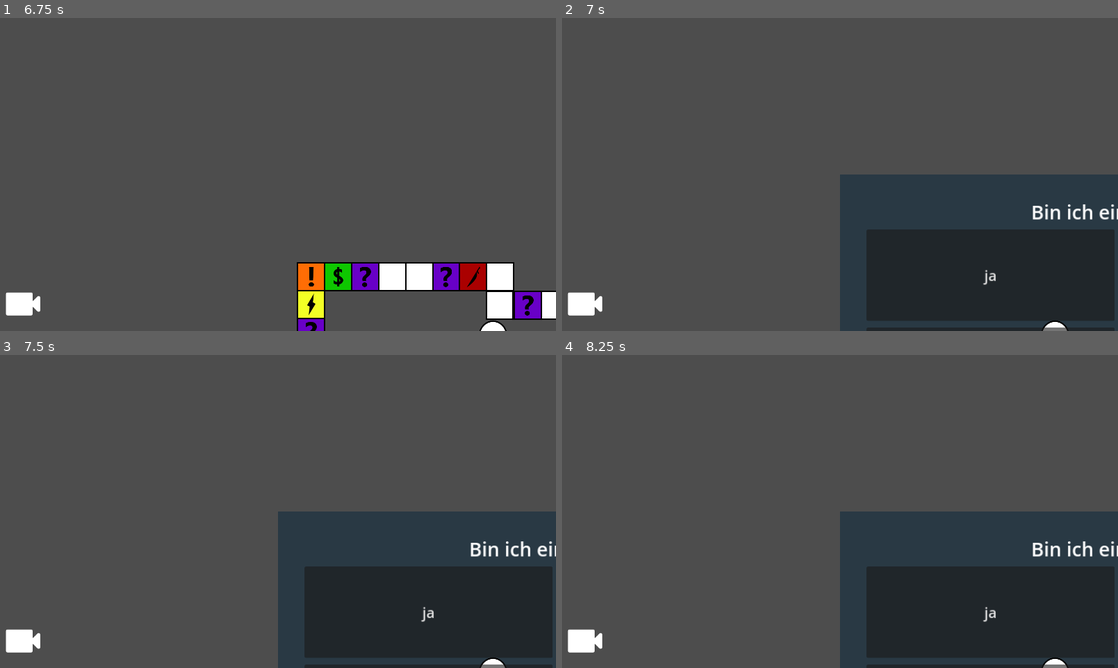
Above: before the commit, frames 1-4 (two rows, left to right).
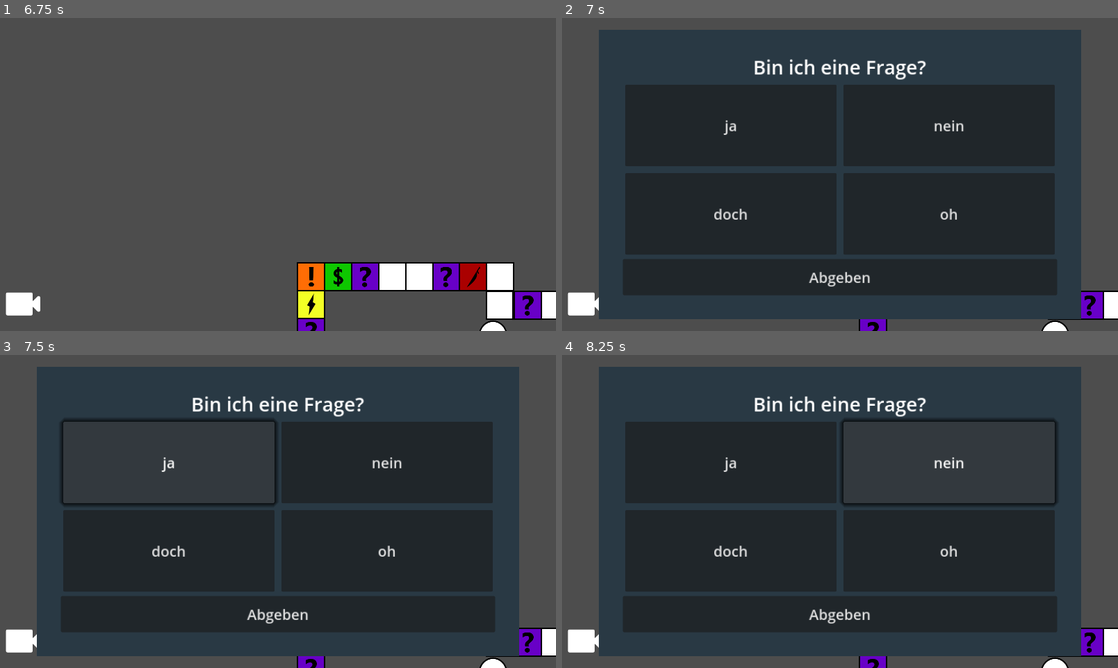
Above: after the commit, the same moments.

Repository: hfxbse/mparty
Game: Godot game, scene res://main/main.tscn
Same seed, same stepped clock (60 frames per second), same inputs: the game is played once before the commit and once after it.
Inputs (mouse positions are in pixels of both pictures, inside the frame that each line leads up to):
- Up to frame 1 (6.75 s): click (278, 202) at 0.5 s; click (278, 146) at 1.25 s; click (278, 202) at 2 s; click (278, 146) at 2.75 s; move the mouse to (400, 158) at 3.52 s; hold M 3.53-4.28 s; click (400, 158) at 3.67 s; tap Enter at 4.25 s; move the mouse to (166, 190) at 4.27 s; tap P at 4.35, 5.85 s; click (166, 190) at 4.42 s; move the mouse to (333, 105) at 5.02 s; hold M 5.03-5.78 s; click (333, 105) at 5.17 s; tap Space at 5.75 s; move the mouse to (250, 237) at 5.77 s; click (250, 237) at 5.92 s; move the mouse to (444, 221) at 6.52 s; hold M from 6.53 s (still down); click (444, 221) at 6.67 s
- Up to frame 2 (7 s): keep holding M
- Up to frame 3 (7.5 s): release M at 7.25 s; click "ja" at 7.25 s
- Up to frame 4 (8.25 s): click "ja" (after the commit: "nein") at 8 s

Frame 1 is identical in both runs. In frame 2, 77% of the frame differs, in the area x 6-100%, y 3-100%; in frame 3, 77%; in frame 4, 77%.

Commit message:
Fix questions panel positioning

Diff:
--- a/question_panel/question_panel.gd
+++ b/question_panel/question_panel.gd
@@ -1,4 +1,4 @@
-extends Control
+extends CanvasLayer
 
 var question: Question
 var selected_answer
--- a/question_panel/question_panel.tscn
+++ b/question_panel/question_panel.tscn
@@ -4,25 +4,38 @@
 
 [sub_resource type="Theme" id="Theme_itjmp"]
 
-[node name="Control" type="Control"]
-top_level = true
-layout_mode = 3
-anchors_preset = 0
+[node name="Control" type="CanvasLayer"]
 script = ExtResource("1_jy063")
 
 [node name="ColorRect" type="ColorRect" parent="."]
 z_index = -1
-layout_mode = 2
-offset_right = 1152.0
-offset_bottom = 640.0
+anchors_preset = 8
+anchor_left = 0.5
+anchor_top = 0.5
+anchor_right = 0.5
+anchor_bottom = 0.5
+offset_left = -500.0
+offset_top = -300.0
+offset_right = 500.0
+offset_bottom = 300.0
+grow_horizontal = 2
+grow_vertical = 2
 size_flags_horizontal = 3
 size_flags_vertical = 3
 color = Color(0.160784, 0.223529, 0.266667, 1)
 
 [node name="MarginContainer" type="MarginContainer" parent="."]
-layout_mode = 2
-offset_right = 1152.0
-offset_bottom = 640.0
+anchors_preset = 8
+anchor_left = 0.5
+anchor_top = 0.5
+anchor_right = 0.5
+anchor_bottom = 0.5
+offset_left = -500.0
+offset_top = -300.0
+offset_right = 500.0
+offset_bottom = 300.0
+grow_horizontal = 2
+grow_vertical = 2
 theme = SubResource("Theme_itjmp")
 theme_override_constants/margin_left = 50
 theme_override_constants/margin_top = 50
